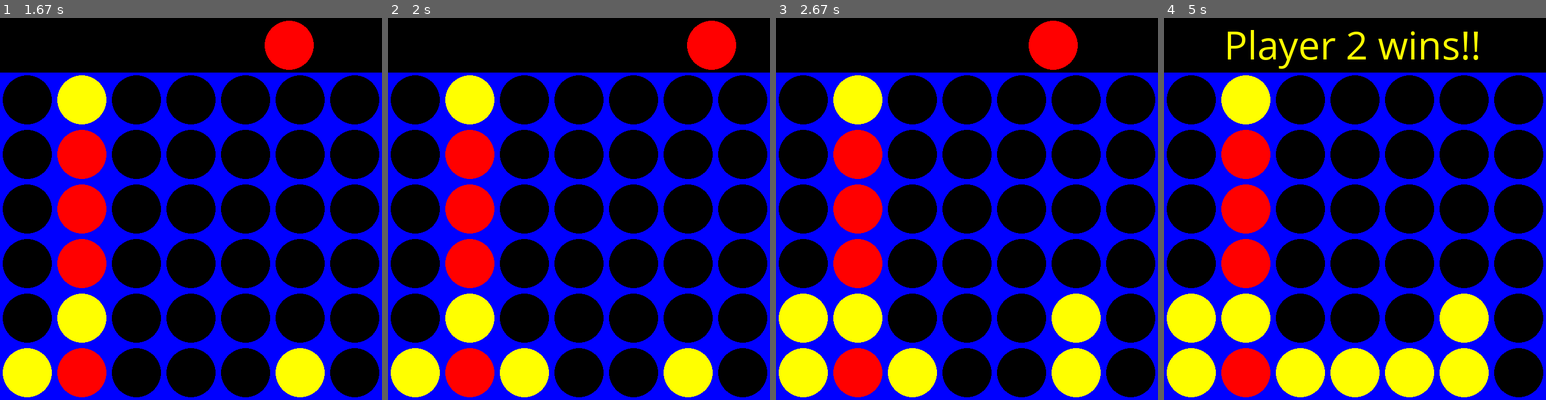
Above: before the commit, frames 1-4 (left to right).
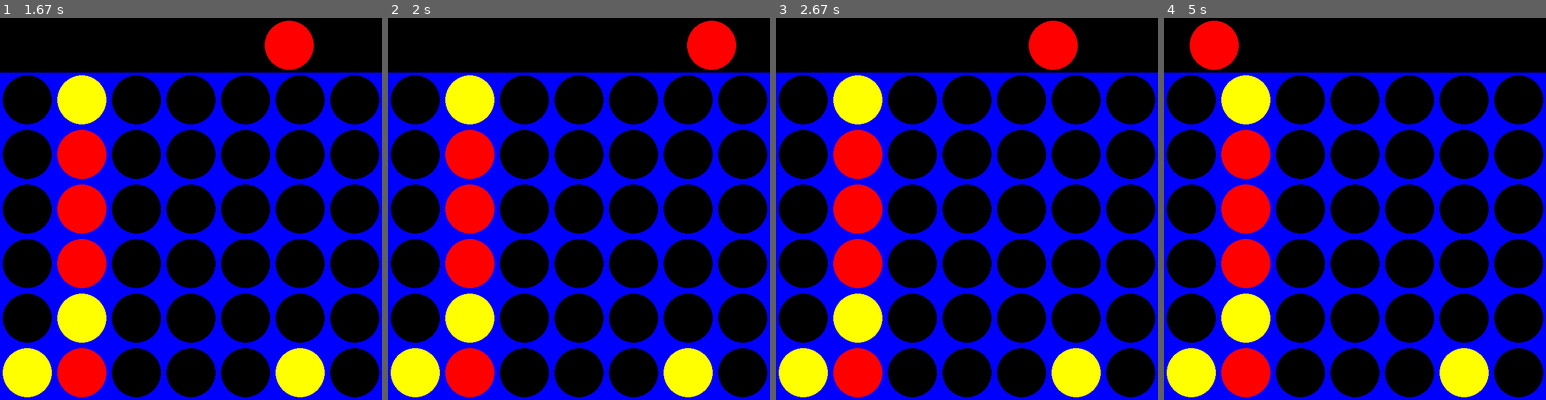
Above: after the commit, the same moments.

Repository: Urbinator/AdvPy_Connect4
Game: pygame game, started from main with gui ze.py
The game is run twice, just before and just after one commit, with the same random seed, the same clock (stepped at 60 frames per second) and the same inputs.
Inputs (mouse positions are in pixels of both pictures, inside the frame that each line leads up to):
- Up to frame 1 (1.67 s): press the mouse at (99, 212) at 0.37 s; move the mouse to (164, 251) at 0.47 s; release the mouse at (229, 293) at 0.6 s; press the mouse at (99, 212) at 0.7 s; move the mouse to (168, 228) at 0.8 s; release the mouse at (236, 243) at 0.93 s; press the mouse at (99, 212) at 1.03 s; move the mouse to (137, 258) at 1.13 s; release the mouse at (171, 308) at 1.27 s; press the mouse at (99, 212) at 1.37 s; move the mouse to (194, 239) at 1.47 s; release the mouse at (290, 270) at 1.6 s
- Up to frame 2 (2 s): press the mouse at (487, 212) at 1.7 s; move the mouse to (598, 262) at 1.8 s; release the mouse at (712, 308) at 1.93 s
- Up to frame 3 (2.67 s): press the mouse at (875, 212) at 2.03 s; move the mouse to (963, 178) at 2.13 s; release the mouse at (1047, 140) at 2.27 s; press the mouse at (875, 212) at 2.37 s; move the mouse to (963, 163) at 2.47 s; release the mouse at (1054, 113) at 2.6 s
- Up to frame 4 (5 s): press the mouse at (1263, 212) at 2.7 s; move the mouse to (1267, 178) at 2.8 s; release the mouse at (1270, 140) at 2.93 s; press the mouse at (1263, 212) at 3.03 s; move the mouse to (1251, 281) at 3.13 s; release the mouse at (1240, 350) at 3.27 s; press the mouse at (1263, 212) at 3.37 s; move the mouse to (1270, 224) at 3.47 s; release the mouse at (1278, 239) at 3.6 s; press the mouse at (1263, 212) at 3.7 s; move the mouse to (1366, 254) at 3.8 s; release the mouse at (1473, 300) at 3.93 s; press the mouse at (1263, 212) at 4.03 s; move the mouse to (1297, 151) at 4.13 s; release the mouse at (1332, 94) at 4.27 s; press the mouse at (1263, 212) at 4.37 s; move the mouse to (1263, 243) at 4.47 s; release the mouse at (1259, 273) at 4.6 s; press the mouse at (1263, 212) at 4.7 s; move the mouse to (1240, 178) at 4.8 s; release the mouse at (1213, 140) at 4.93 s

Frame 1 is identical in both runs. In frame 2, 1.3% of the frame differs, in the area x 29-43%, y 86-100%; in frame 3, 3.9%; in frame 4, 9.0%, in the area x 0-85%, y 0-100%.

Commit message:
bug fixed: 1player win and full columns

Diff:
--- a/main with gui ze.py
+++ b/main with gui ze.py
@@ -25,6 +25,7 @@
 import pygame
 from time import sleep
 import math
+
 #GLOBAL VARIABLES
 BLUE = (0, 0, 255)
 RED = (255, 0, 0)
@@ -204,10 +205,10 @@
                 exit()
             if event.type == pygame.MOUSEMOTION:
                 self.draw_coin(event)
-
+            print('pre eevent type')
             if event.type == pygame.MOUSEBUTTONDOWN:
                 pygame.draw.rect(self.screen, BLACK, (0, 0, width, SQUARESIZE))
-
+                print('before player move')
                 if self.turn == 0:
                 # Ask for Player 1 Input
                     posx = event.pos[0]
@@ -221,6 +222,8 @@
                             label = self.myfont.render("It's a Draw!!", 1, BLUE)
                             self.screen.blit(label, (110,0))
                             self.game_over = True
+                    else:
+                        break
                 else:
                     # Ask for Player 2 Input
                     posx = event.pos[0]
@@ -234,6 +237,8 @@
                             label = self.myfont.render("It's a Draw!!", 1, RED)
                             self.screen.blit(label, (110,0))
                             self.game_over = True
+                    else:
+                        break
 
                 self.print_current_board()
 
@@ -241,19 +246,22 @@
                     self.turn += 1
                     self.turn = self.turn % 2
                 else:
-                    # Bot input
-                    bot = Bot()
-                    bot.set_difficulty('moderate')
-                    col = bot.bot_move(self.__container)
-                    if self.place_coin(col,2):
-                        if self.check_win(2) == 2:
-                            label = self.myfont.render("Player 2 wins!!", 1, YELLOW)
-                            self.screen.blit(label, (110,0))
-                            self.game_over = True
-                        if self.check_win(1) == 3:
-                            label = self.myfont.render("It's a Draw!!", 1, RED)
-                            self.screen.blit(label, (110,0))
-                            self.game_over = True
+                    if not self.game_over:
+                        print('before bot move')
+                        # Bot input
+                        bot = Bot()
+                        bot.set_difficulty('moderate')
+                        col = bot.bot_move(self.__container)
+                        if self.place_coin(col,2):
+                            if self.check_win(2) == 2:
+                                label = self.myfont.render("Player 2 wins!!", 1, YELLOW)
+                                self.screen.blit(label, (110,0))
+                                self.game_over = True
+                            if self.check_win(1) == 3:
+                                label = self.myfont.render("It's a Draw!!", 1, RED)
+                                self.screen.blit(label, (110,0))
+                                self.game_over = True
+            print('end of turn')
             self.draw_board()
             if self.game_over:
                 pygame.time.wait(3000)
